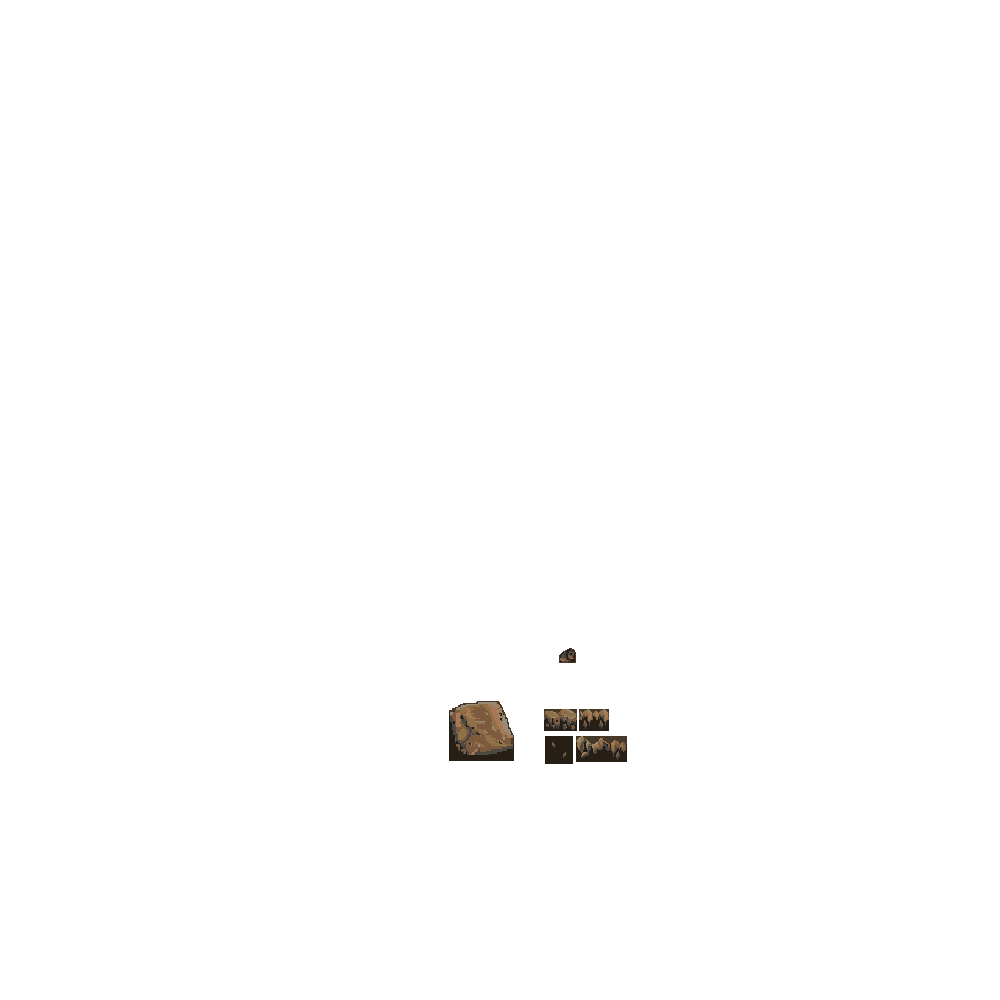
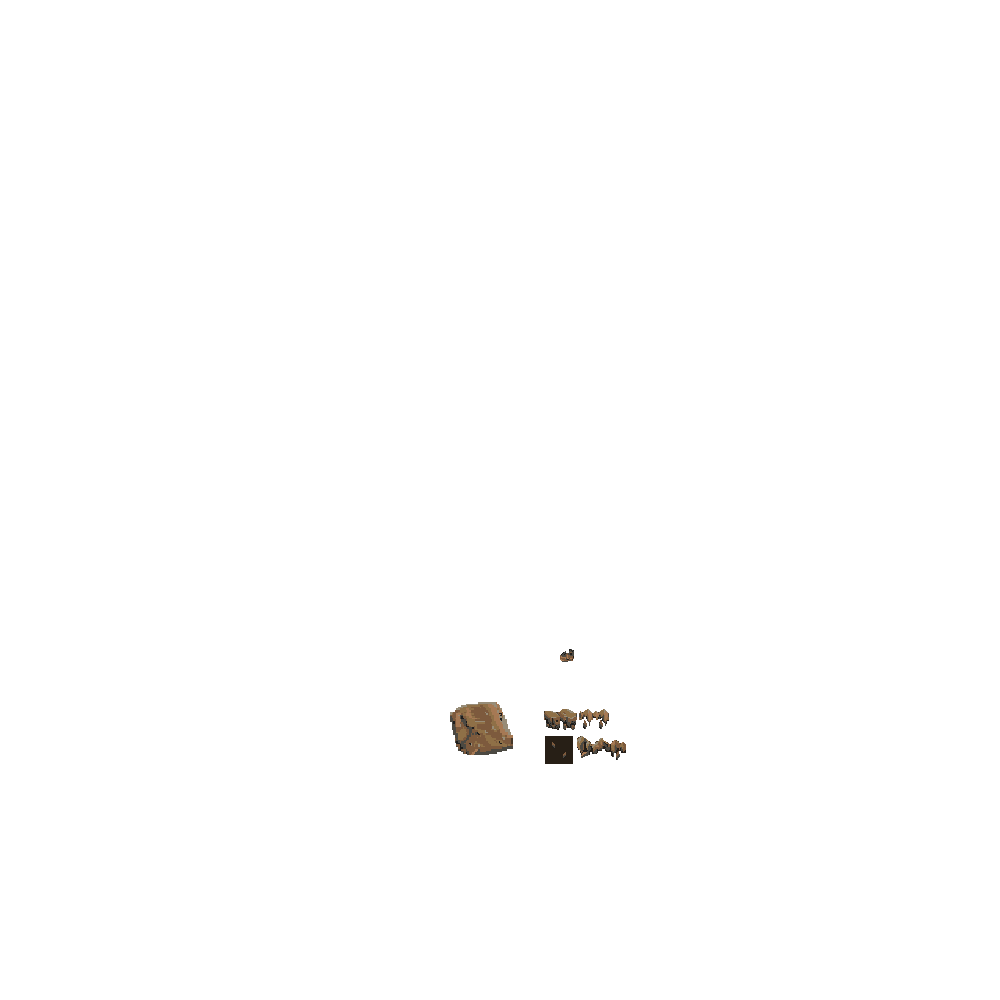
Layers edited between the first and the second w=1000, h=1000 image:
painted on "Rocks" over [449, 648, 627, 762]
